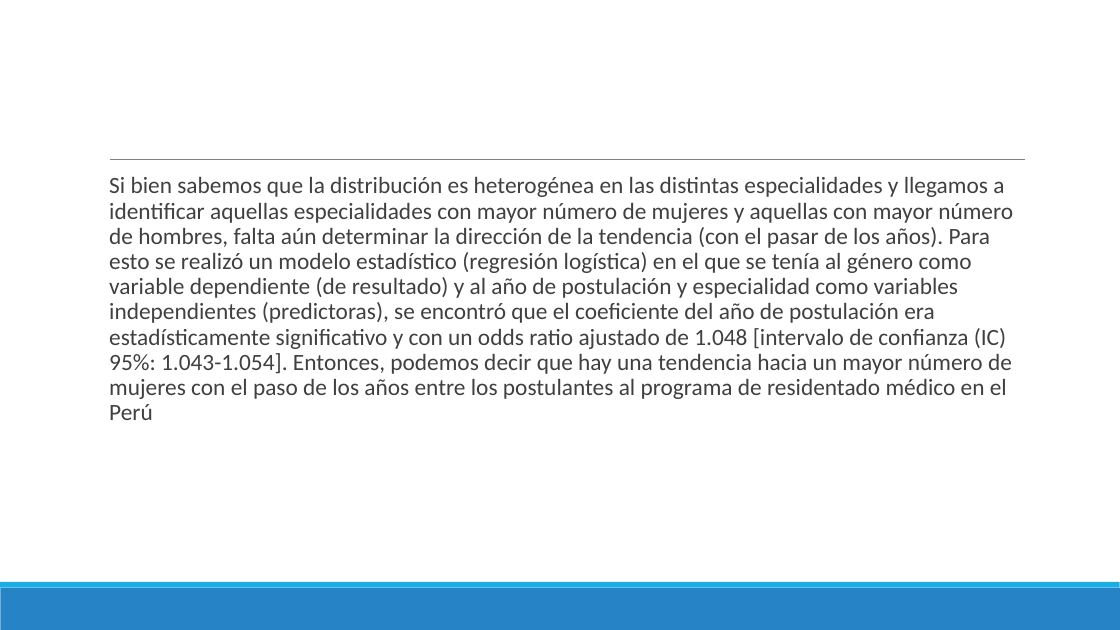
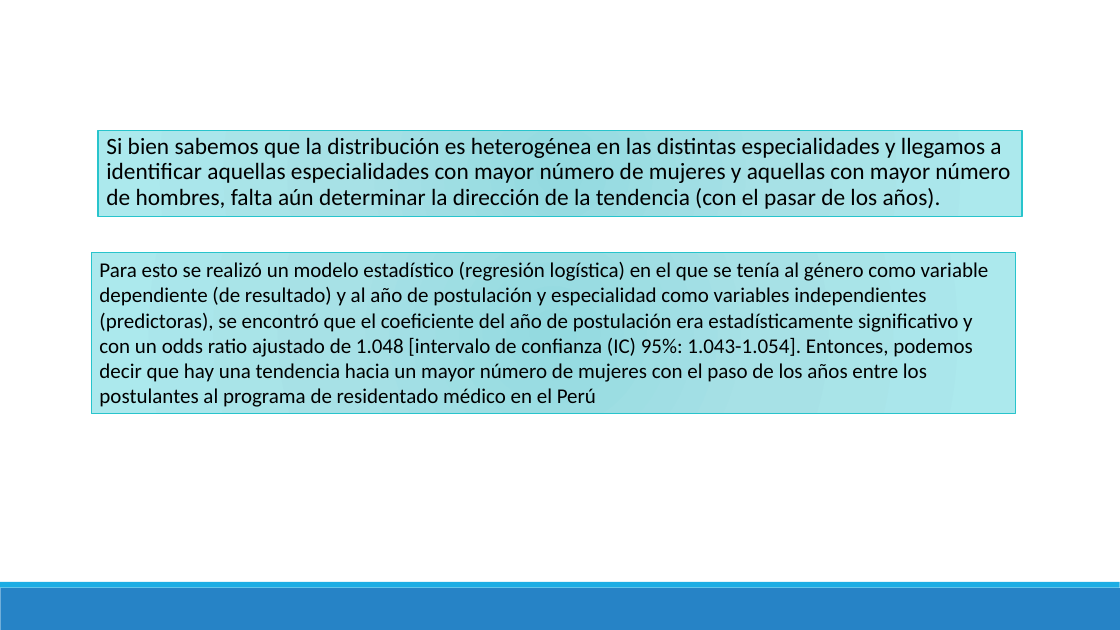
Before and after one commit to danimedi/tesis_genero_especialidades, a slide deck: slide 26 of doc/diapositivas_sustentacion_tesis.pptx (slide 25 before the commit). Drawn at 1120x630 pixels with LibreOffice and Linux fonts; fonts in the diff are those of the drawing. Boxes give left, top, right and bottom in pixels: in the first picture for what was removed or moved away, otherwise in the second. Text is boxed around its words. In the diff, an @@ line names an element or a change of style, - is before the commit and + after.

```diff
--- a/doc/diapositivas_sustentacion_tesis.pptx
+++ b/doc/diapositivas_sustentacion_tesis.pptx
@@ text added at (98,130,1023,216), fill gradient #95DBE0 to #A7E2E7 to #ACE9EE, outline #28C4CC 1 pt, 20 pt, text #000000 @@
+  Si bien sabemos que la distribución es heterogénea en las distintas especialidades y llegamos a identificar aquellas especialidades con mayor número de mujeres y aquellas con mayor número de hombres, falta aún determinar la dirección de la tendencia (con el pasar de los años).
@@ line removed from (110, 160) to (1026, 160) @@
@@ rectangle "Para esto se realizó un ...": place and size @@
-rectangle "Para esto se realizó un ..." at (109,177,1013,420)
+rectangle "Para esto se realizó un ..." at (92,253,1016,414)
@@ rectangle "Para esto se realizó un ..." at (92,253,1016,414): fill none to gradient #95DBE0 to #A7E2E7 to #ACE9EE; outline none to #28C4CC 1 pt @@
@@ text in rectangle at (99,262,989,407): text changed; size 20 to 18 pt; text colour #404040 to #000000 @@
-  Si bien sabemos que la distribución es heterogénea en las distintas especialidades y llegamos a identificar aquellas especialidades con mayor número de mujeres y aquellas con mayor número de hombres, falta aún determinar la dirección de la tendencia (con el pasar de los años). Para esto se realizó un modelo estadístico (regresión logística) en el que se tenía al género como variable dependiente (de resultado) y al año de postulación y especialidad como variables independientes (predictoras), se encontró que el coeficiente del año de postulación era estadísticamente significativo y con un odds ratio ajustado de 1.048 [intervalo de confianza (IC) 95%: 1.043-1.054]. Entonces, podemos decir que hay una tendencia hacia un mayor número de mujeres con el paso de los años entre los postulantes al programa de residentado médico en el Perú
+Para esto se realizó un modelo estadístico (regresión logística) en el que se tenía al género como variable dependiente (de resultado) y al año de postulación y especialidad como variables independientes (predictoras), se encontró que el coeficiente del año de postulación era estadísticamente significativo y con un odds ratio ajustado de 1.048 [intervalo de confianza (IC) 95%: 1.043-1.054]. Entonces, podemos decir que hay una tendencia hacia un mayor número de mujeres con el paso de los años entre los postulantes al programa de residentado médico en el Perú
```
Also in this commit, not shown: 20 other slides changed, 7 slides added, 4 slides removed, 1 other file.
